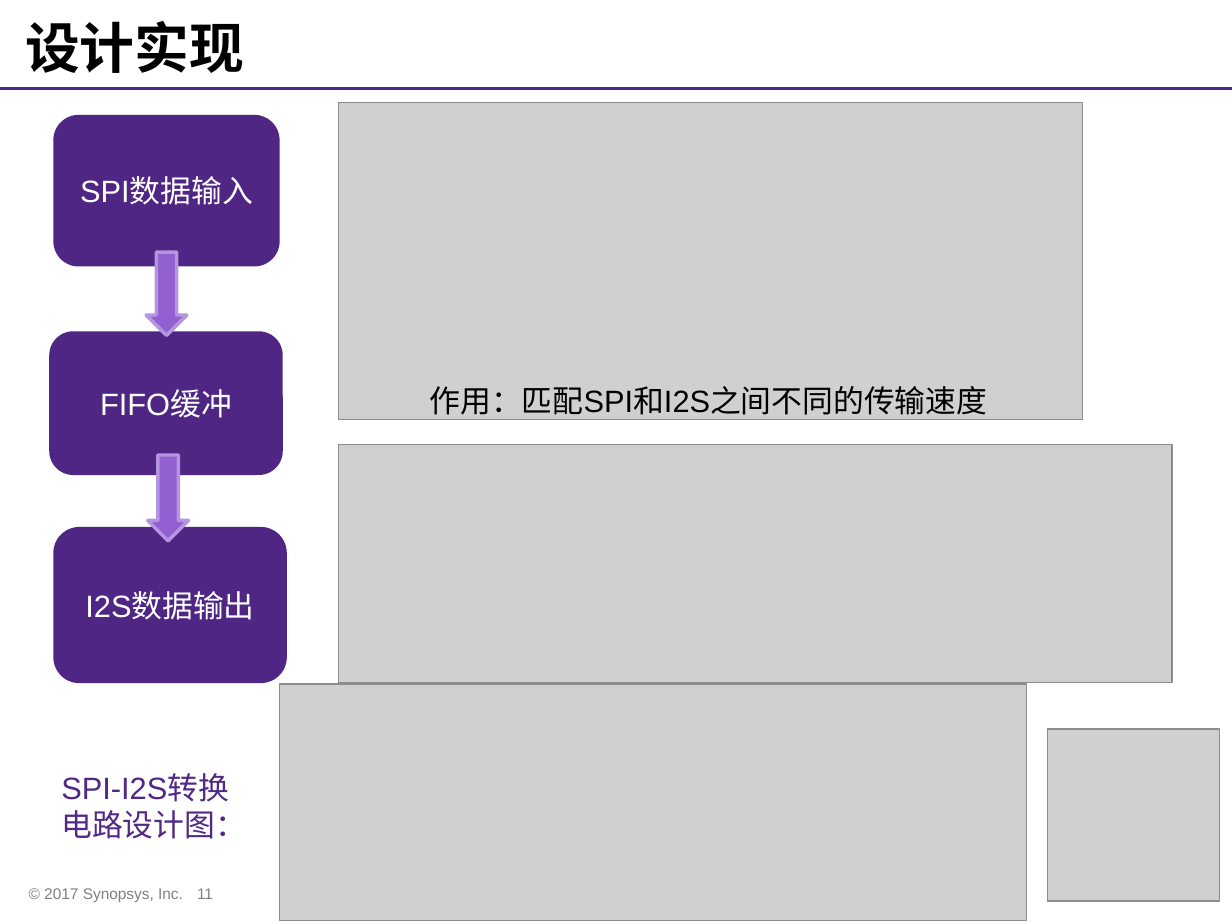
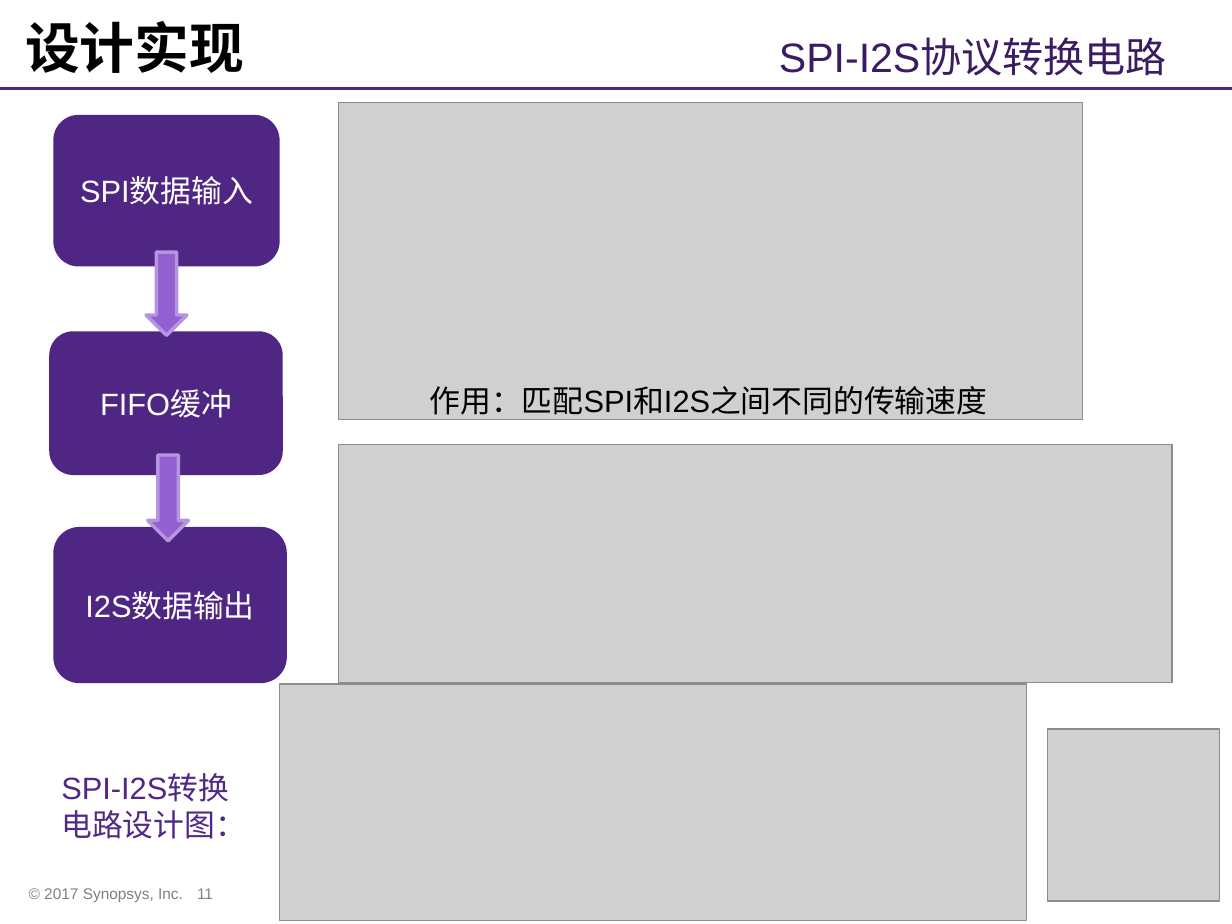
Before and after one commit to whutddk/iRhythm, a slide deck: slide 11 of doc/华智队作品展示PPT.pptx. Drawn at 1232x924 pixels with LibreOffice and Linux fonts; fonts in the diff are those of the drawing; grey boxes stand for pictures; background and template pictures are left out. Boxes give left, top, right and bottom in pixels: in the first picture for what was removed or moved away, otherwise in the second. Text is boxed around its words. In the diff, an @@ line names an element or a change of style, - is before the commit and + after.

```diff
--- a/doc/华智队作品展示PPT.pptx
+++ b/doc/华智队作品展示PPT.pptx
@@ text added at (779,39,1167,76), 24 pt, text #3B1D62 @@
+SPI-I2S协议转换电路
```
Also in this commit, not shown: 7 other slides changed.
